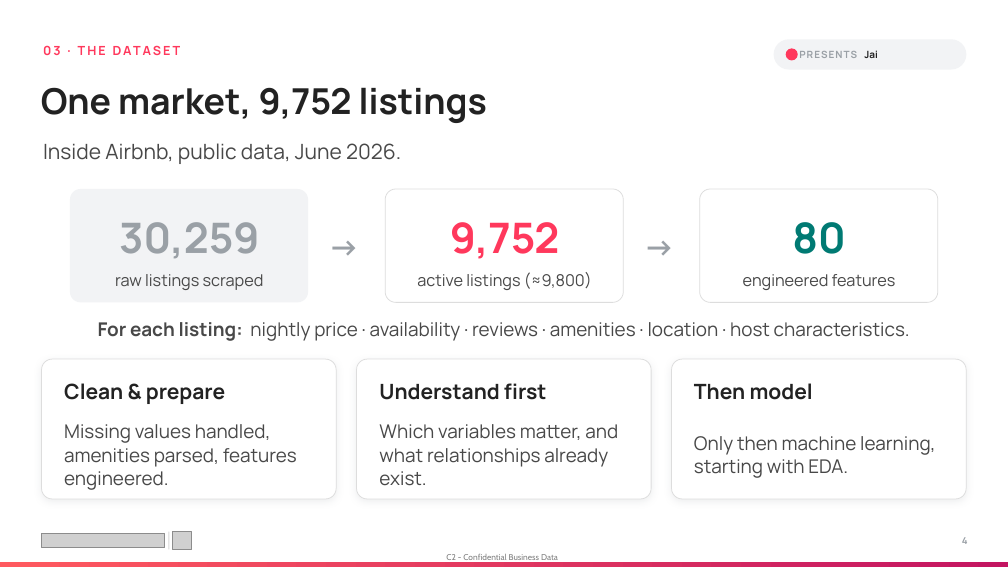
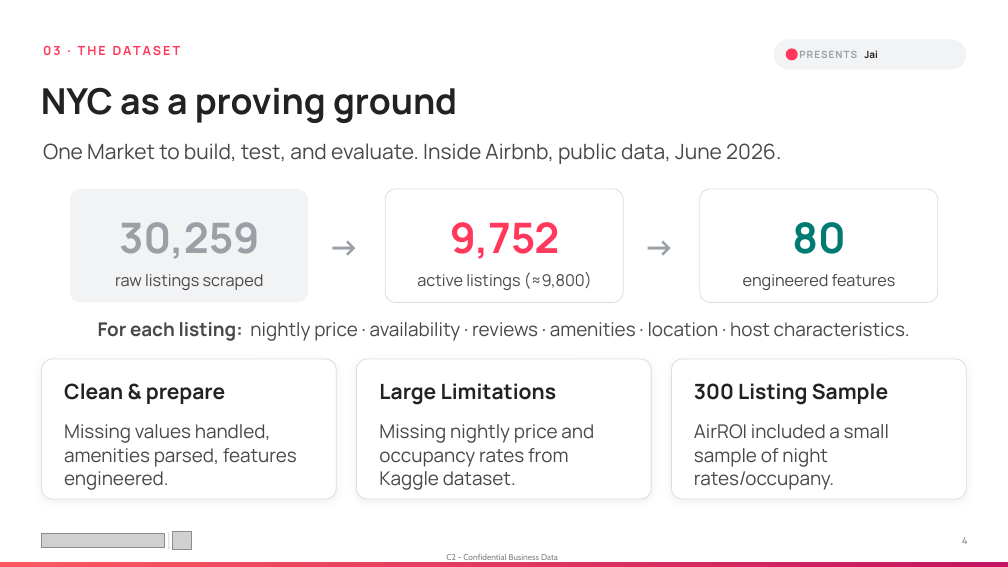
Before and after one commit to mkdn007/Cornell-Airbnb-Capstone, a slide deck: slide 4 of Airbnb Pricing Deck.pptx. Drawn at 1008x567 pixels with LibreOffice and Linux fonts; fonts in the diff are those of the drawing; grey boxes stand for pictures. Boxes give left, top, right and bottom in pixels: in the first picture for what was removed or moved away, otherwise in the second. Text is boxed around its words. In the diff, an @@ line names an element or a change of style, - is before the commit and + after.

```diff
--- a/Airbnb Pricing Deck.pptx
+++ b/Airbnb Pricing Deck.pptx
@@ text at bbox=[41, 87, 457, 123]: text changed @@
-One market, 9,752 listings
+NYC as a proving ground
@@ text at bbox=[43, 143, 781, 164]: text changed @@
-Inside Airbnb, public data, June 2026.
+One Market to build, test, and evaluate. Inside Airbnb, public data, June 2026.
@@ text at bbox=[379, 383, 557, 405]: text changed @@
-Understand first
+Large Limitations
@@ text at bbox=[694, 383, 888, 405]: text changed @@
-Then model
+300 Listing Sample
@@ text at bbox=[379, 424, 594, 490]: text changed @@
-Which variables matter, and what relationships already exist.
+Missing nightly price and occupancy rates from Kaggle dataset.
@@ text at bbox=[694, 424, 889, 490]: text changed @@
-Only then machine learning, starting with EDA.
+AirROI included a small sample of night rates/occupany.
```
Also in this commit, not shown: 2 other slides changed.
